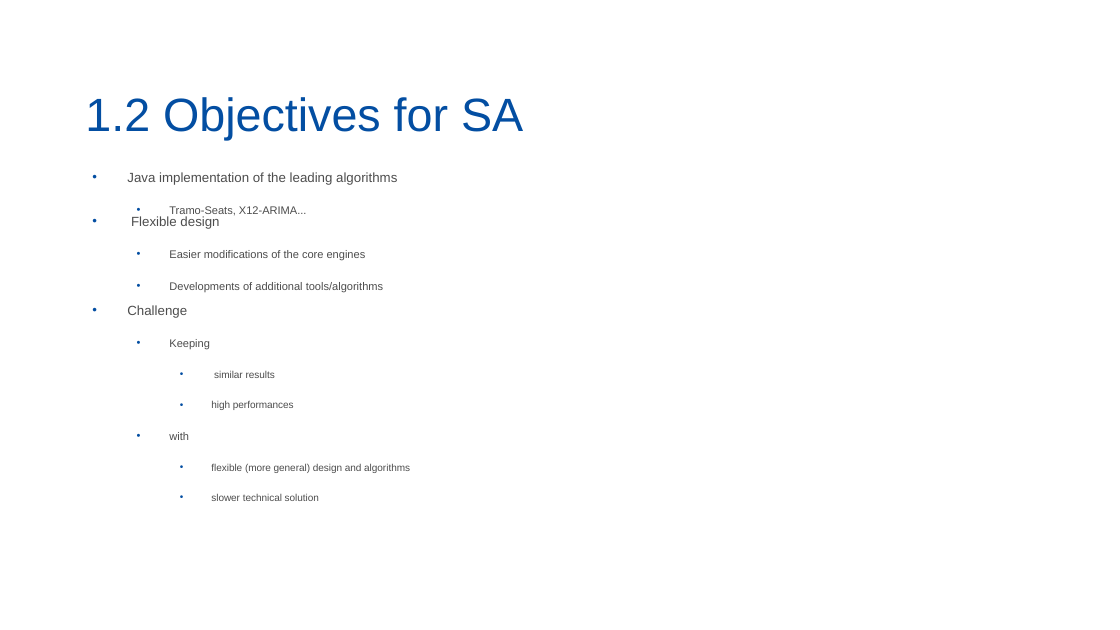
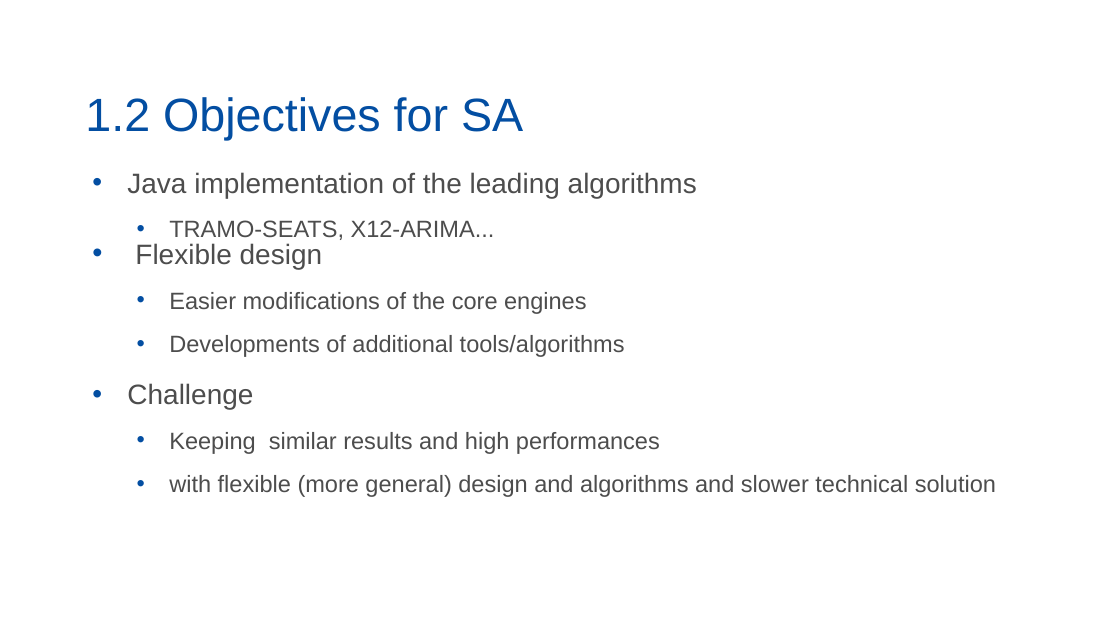
Before and after one commit to palatej/ESTP2026, a slide deck: slide 4 of 1.1 JD+ Overview.pptx. Drawn at 1120x630 pixels with LibreOffice and Linux fonts; fonts in the diff are those of the drawing. Boxes give left, top, right and bottom in pixels: in the first picture for what was removed or moved away, otherwise in the second. Text is boxed around its words. In the diff, an @@ line names an element or a change of style, - is before the commit and + after.

```diff
--- a/1.1 JD+ Overview.pptx
+++ b/1.1 JD+ Overview.pptx
@@ text at bbox=[127, 172, 697, 409]: size 11.4 to 24 pt in "Java implementation of the leading algorithms", "Flexible design", "Challenge"; size 9.5 to 20.1 pt in "Easier modifications of the core engines", "Developments of additional tools/algorithms" @@
@@ text at bbox=[169, 220, 495, 240]: text changed; size 9.5 to 20.1 pt @@
-  • Tramo-Seats, X12-ARIMA...
+  • TRAMO-SEATS, X12-ARIMA...
@@ text at bbox=[169, 432, 996, 497]: text changed; size 8.6 to 20.1 pt @@
-  • Keeping
-    • similar results
-    • high performances
-  • with
-    • flexible (more general) design and algorithms
-    • slower technical solution
+  • Keeping similar results and high performances
+  • with flexible (more general) design and algorithms and slower technical solution
```
Also in this commit, not shown: 4 other slides changed, 8 other files.
